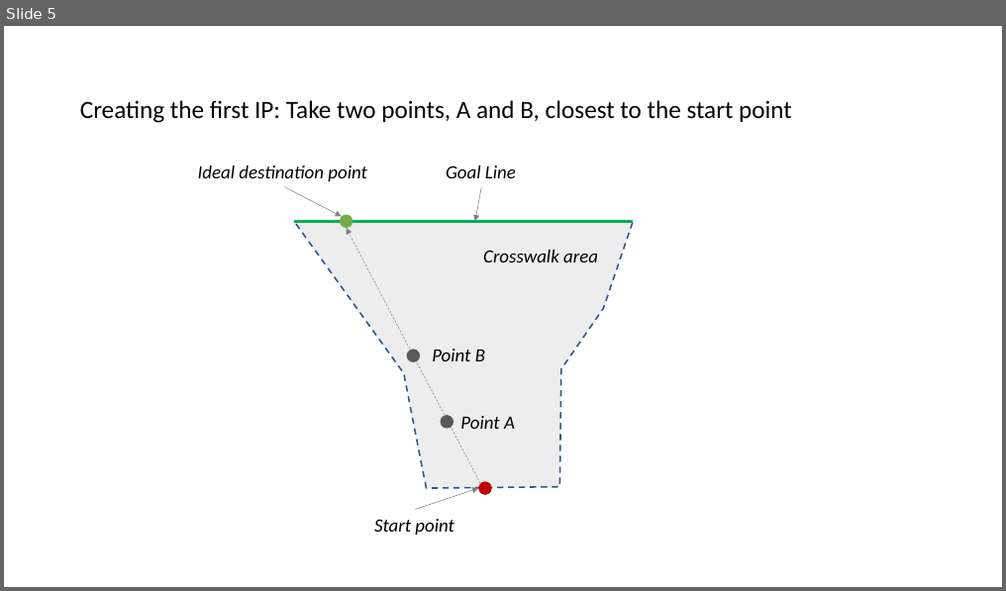
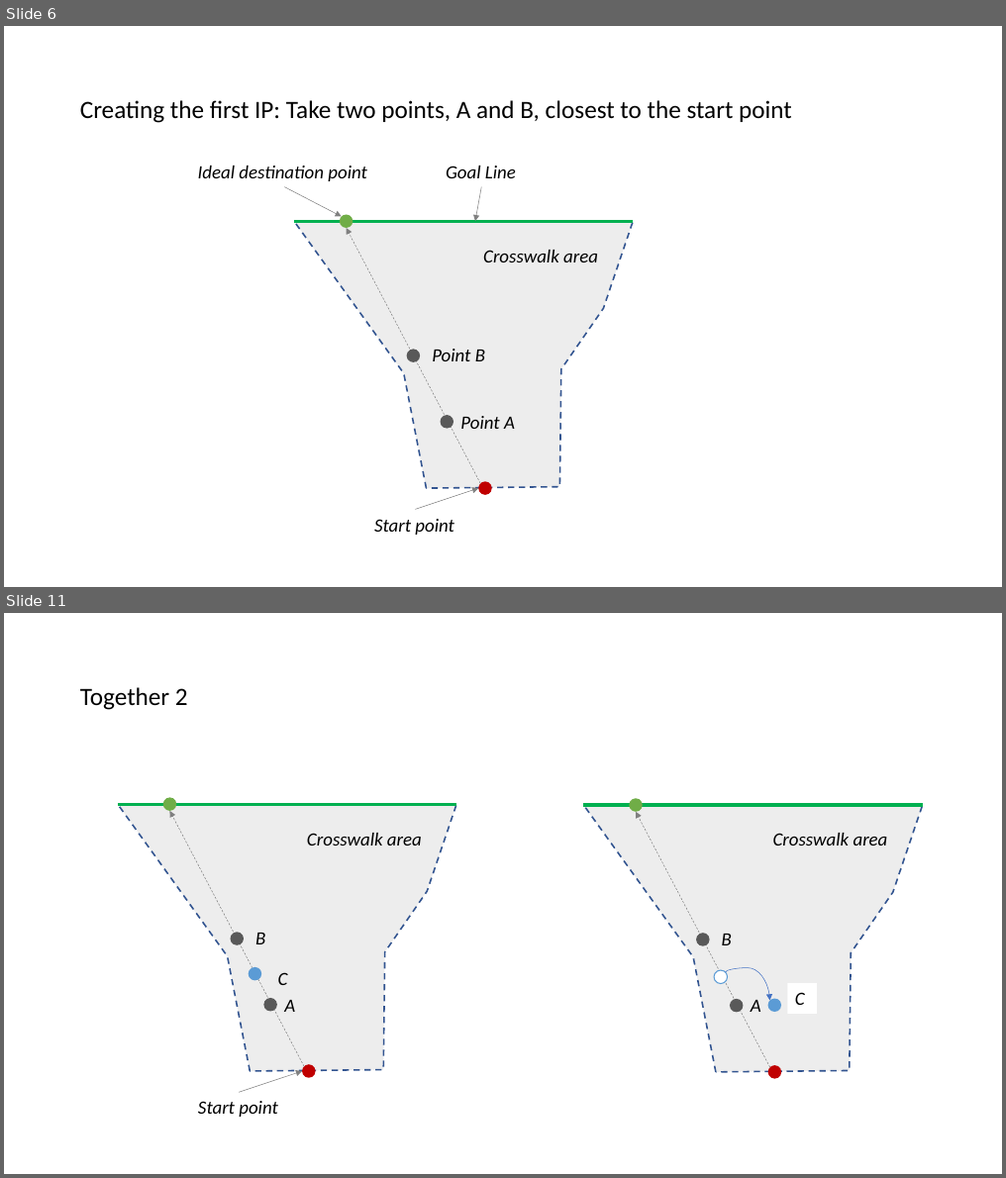
Before and after one commit to adhocmaster/carla-jaywalker-experiments, a slide deck: docs/Soft-Trajectory-Generation.pptx. Shown one above the other, each under a label of ours: slide 5 before the commit, slides 6 and 11 after it; the slides between them are not shown. The pictures are 1006x591 and 1006x1178 pixels, drawn with LibreOffice and Linux fonts; fonts in the diff are those of the drawing. Boxes give left, top, right and bottom in pixels: in the first picture for what was removed or moved away, otherwise in the second. Text is boxed around its words. In the diff, an @@ line names an element or a change of style, - is before the commit and + after.

```diff
--- a/docs/Soft-Trajectory-Generation.pptx
+++ b/docs/Soft-Trajectory-Generation.pptx
@@ slide 11 added at box(4, 613, 1002, 1174), background #FFFFFF @@
@@ title added at box(80, 687, 188, 710), 24 pt, text #000000 @@
+Together 2
@@ group added at box(583, 799, 923, 1079): 6 ellipses, 3 texts, 1 freeform shape, 1 line, 1 arrow, 1 rectangle, 1 curved arrow @@
+Crosswalk area
+A
+B
+C
@@ group added at box(118, 798, 456, 1117): 5 ellipses, 5 texts, 2 arrows, 1 freeform shape, 1 line @@
+Start point
+Crosswalk area
+A
+B
+C
@@ what was slide 5 is now slide 6 @@
```
Also in this commit, not shown: 10 slides changed, 2 other slides added.
